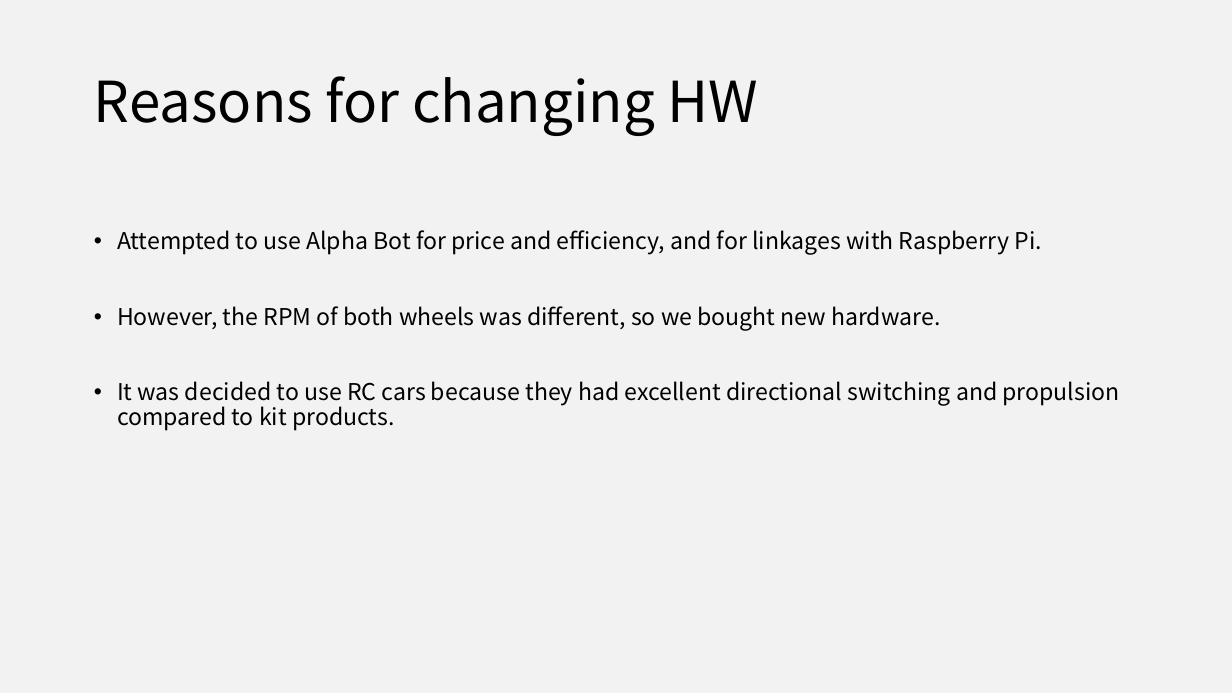
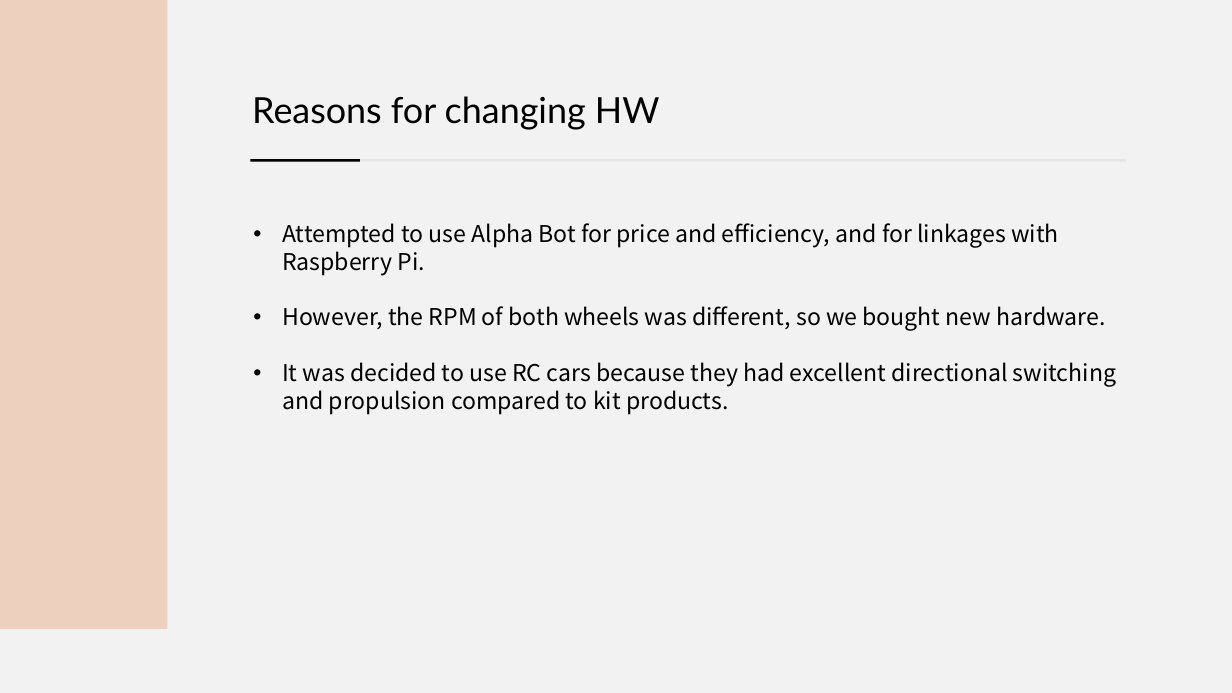
Before and after one commit to jsotouto/ICARUS, a slide deck: slide 6 of ICARUS 최종(일껄).pptx. Drawn at 1232x693 pixels with LibreOffice and Linux fonts; fonts in the diff are those of the drawing. Boxes give left, top, right and bottom in pixels: in the first picture for what was removed or moved away, otherwise in the second. Text is boxed around its words. In the diff, an @@ line names an element or a change of style, - is before the commit and + after.

```diff
--- a/ICARUS 최종(일껄).pptx
+++ b/ICARUS 최종(일껄).pptx
@@ rectangle added at (x1=0, y1=0, x2=167, y2=628), fill #EDD0BE @@
@@ text "Reasons for changing HW" moved from (x1=94, y1=76, x2=759, y2=136) to (x1=252, y1=96, x2=660, y2=130) @@
@@ text "Reasons for changing HW" at (x1=252, y1=96, x2=660, y2=130): size 44 to 28 pt, font Noto Sans CJK KR to Lato; line spacing 0.9 to 1.5; vertical alignment middle to top @@
@@ line added from (250, 161) to (1127, 161), #E5E5E5 2 pt @@
@@ line added from (250, 161) to (360, 161), #000000 2 pt @@
@@ text "Attempted to use Alpha Bot ..." moved from (x1=117, y1=230, x2=1120, y2=431) to (x1=282, y1=223, x2=1116, y2=414) @@
@@ text "Attempted to use Alpha Bot ..." at (x1=282, y1=223, x2=1116, y2=414): indent changed; line spacing 0.9 to 1; less space between paragraphs @@
```
Also in this commit, not shown: 9 other slides changed, 2 slides added, 3 slides removed.
